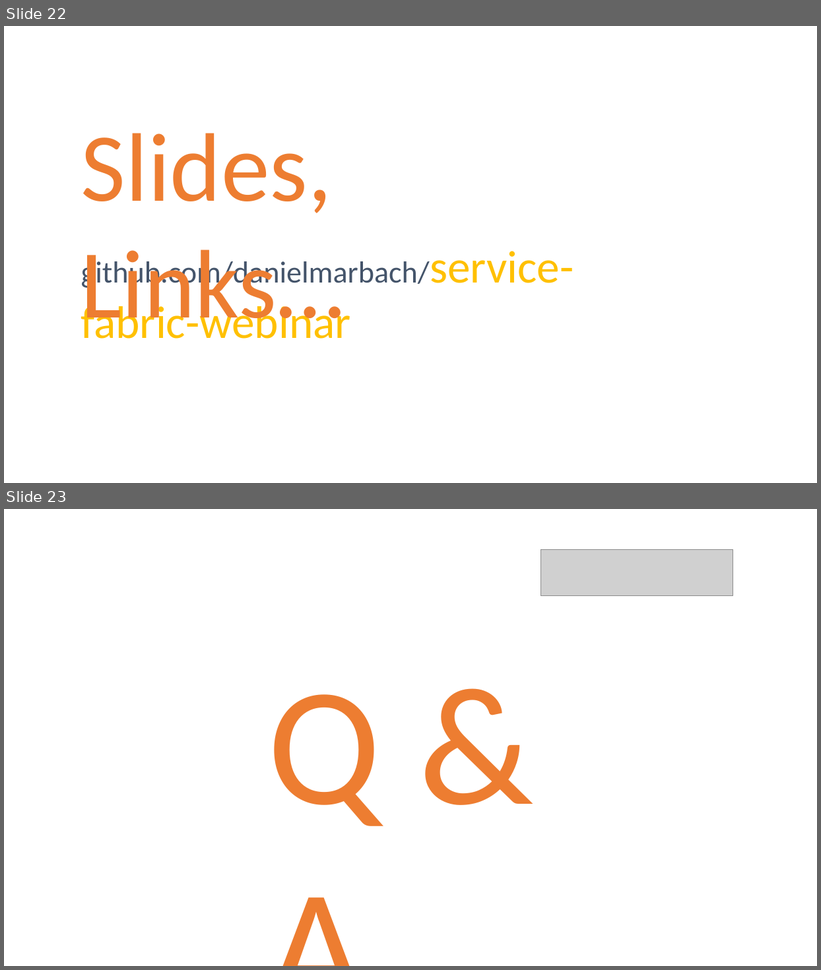
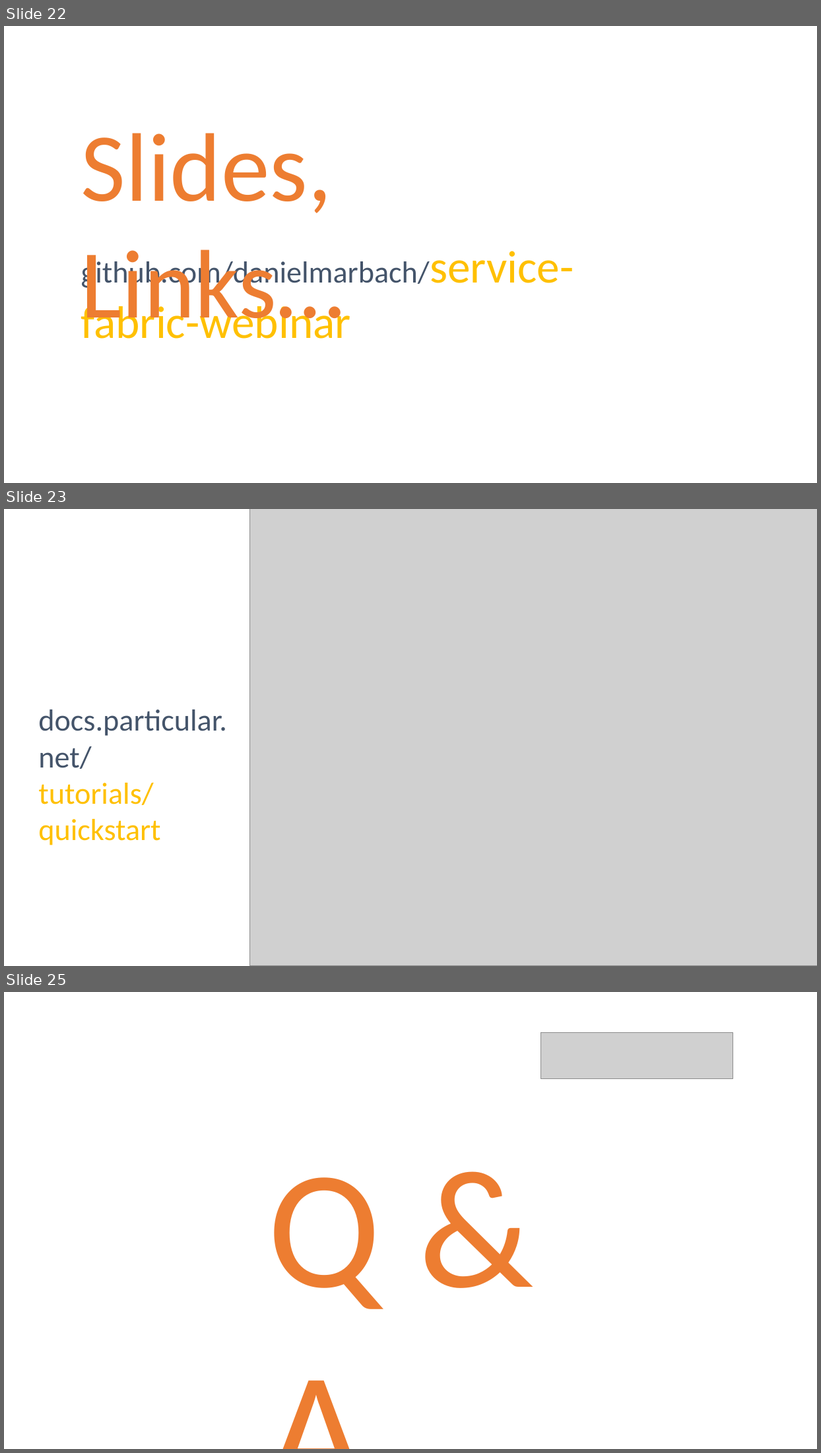
Before and after one commit to danielmarbach/service-fabric-webinar, a slide deck: Slides.pptx. Shown one above the other, each under a label of ours: slides 22 and 23 before the commit, slides 22, 23 and 25 after it; the slides between them are not shown. The pictures are 821x970 and 821x1453 pixels, drawn with LibreOffice and Linux fonts; fonts in the diff are those of the drawing; grey boxes stand for pictures. Boxes give left, top, right and bottom in pixels: in the first picture for what was removed or moved away, otherwise in the second. Text is boxed around its words. In the diff, an @@ line names an element or a change of style, - is before the commit and + after.

```diff
--- a/Slides.pptx
+++ b/Slides.pptx
@@ slide 23 added at box(4, 509, 817, 966), background #FFFFFF @@
@@ picture added at box(250, 509, 817, 966) @@
@@ rectangle added at box(18, 680, 376, 805), fill #FFFFFF at 78% opacity @@
@@ text added at box(38, 710, 227, 846), 36 pt, text #44546A @@
+docs.particular.net/
+tutorials/quickstart
@@ what was slide 23 is now slide 25 @@
```
Also in this commit, not shown: 1 other slide added, 1 other file.
